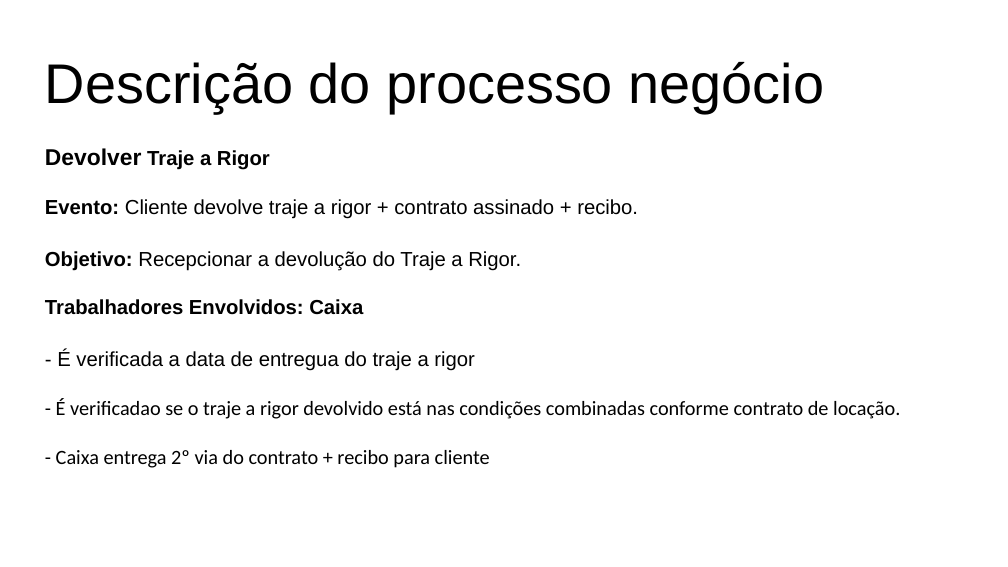
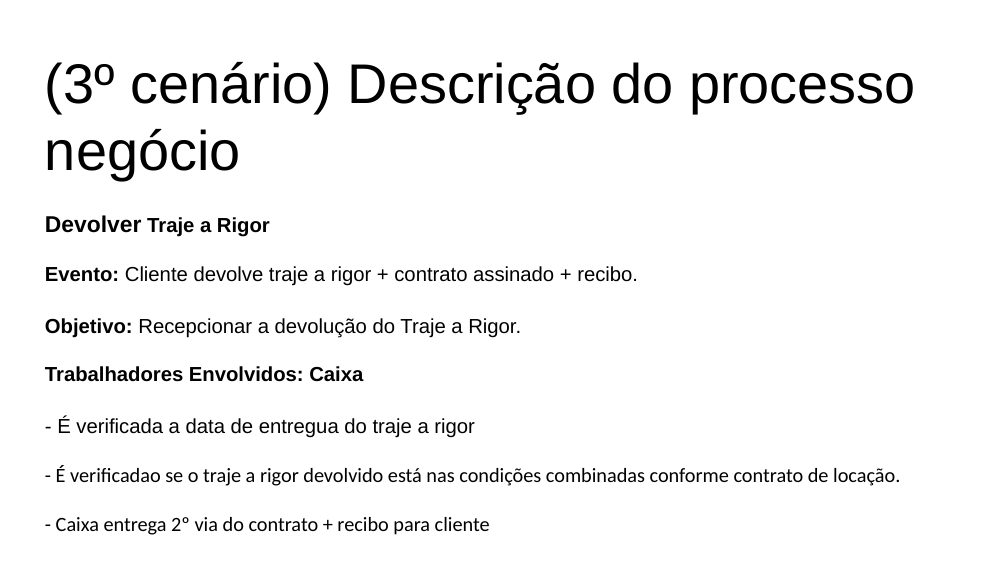
Before and after one commit to grupopenelopechavosa/OPE---Faculdade-Impacta, a slide deck: slide 8 of 18 - Descrição dos Processo de Negocio.pptx (slide 5 before the commit). Drawn at 1008x567 pixels with LibreOffice and Linux fonts; fonts in the diff are those of the drawing. Boxes give left, top, right and bottom in pixels: in the first picture for what was removed or moved away, otherwise in the second. Text is boxed around its words. In the diff, an @@ line names an element or a change of style, - is before the commit and + after.

```diff
--- a/18 - Descrição dos Processo de Negocio.pptx
+++ b/18 - Descrição dos Processo de Negocio.pptx
@@ text at [45,62,916,180]: text changed @@
-Descrição do processo negócio
+(3º cenário) Descrição do processo negócio
```
Also in this commit, not shown: 4 other slides changed, 3 slides added, 7 other files.
